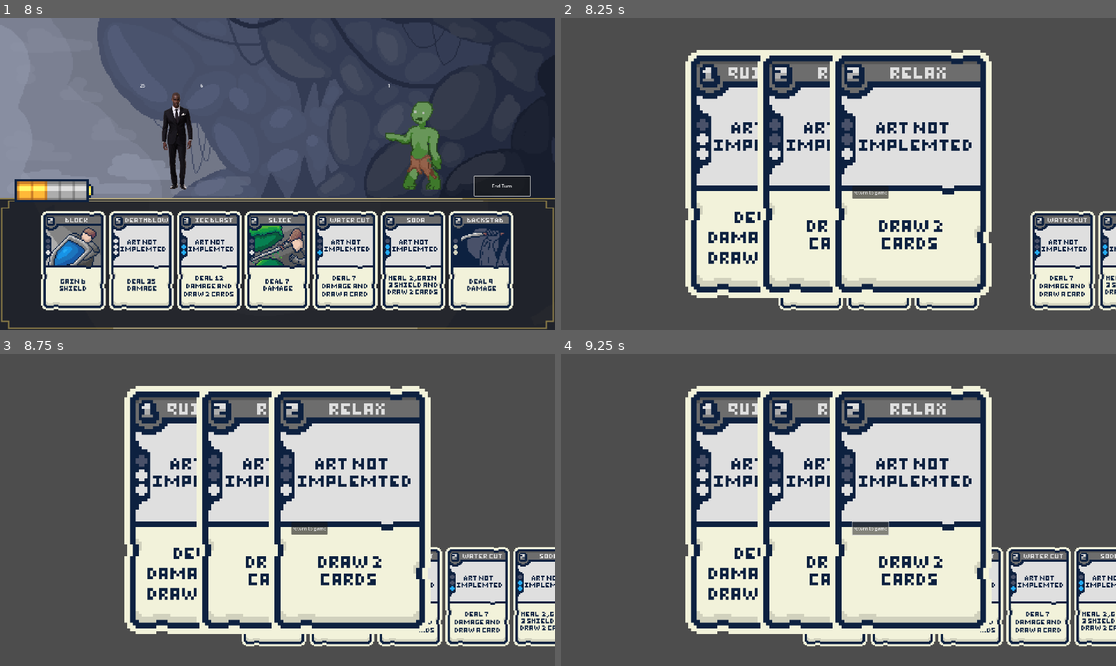
Above: before the commit, frames 1-4 (two rows, left to right).
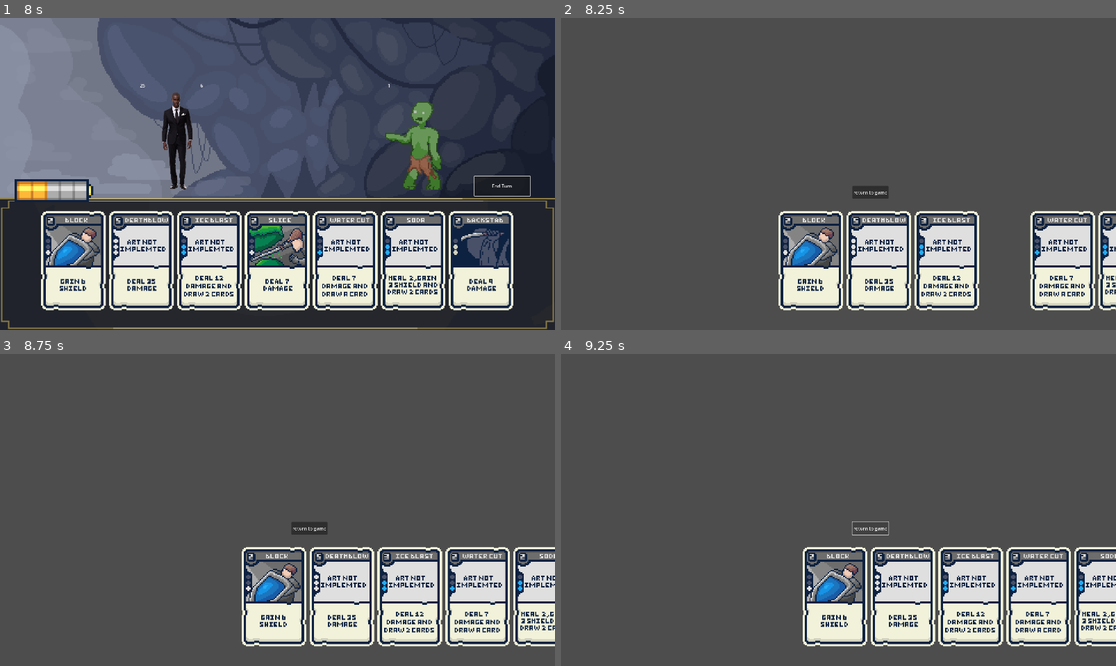
Above: after the commit, the same moments.

Repository: Fredeblok0912/Card_game
Game: Godot game, scene res://menu.tscn
Two runs of this game, one before a commit and one after it. Both use one fixed random seed, a clock stepped at 60 frames per second and the inputs below.
Inputs (mouse positions are in pixels of both pictures, inside the frame that each line leads up to):
- Up to frame 1 (8 s): click (155, 270) at 0.5 s; click "End Turn" at 1.25 s; move the mouse to (166, 261) at 2.02 s; hold Up (ui_up) 2.03-2.78 s; click (166, 261) at 2.17 s; move the mouse to (144, 261) at 2.77 s; hold Down (ui_down) 2.78-3.53 s; click (144, 261) at 2.92 s; move the mouse to (177, 261) at 3.52 s; hold Up (ui_up) 3.53-5.03 s; click (177, 261) at 3.67 s; move the mouse to (144, 261) at 4.27 s; click (144, 261) at 4.42 s; tap Enter at 5 s; move the mouse to (177, 261) at 5.02 s; hold Down (ui_down) 5.03-7.28 s; click (177, 261) at 5.17 s; move the mouse to (166, 261) at 5.77 s; click (166, 261) at 5.92 s; move the mouse to (210, 261) at 6.52 s; click (210, 261) at 6.67 s; move the mouse to (244, 261) at 7.27 s; hold Up (ui_up) from 7.28 s (still down); click (244, 261) at 7.42 s
- Up to frame 2 (8.25 s): keep holding Up (ui_up); move the mouse to (838, 261) at 8.02 s; click (838, 261) at 8.17 s
- Up to frame 3 (8.75 s): keep holding Up (ui_up)
- Up to frame 4 (9.25 s): release Up (ui_up) at 8.75 s; click "return to game" at 8.75 s

Frame 1 is identical in both runs. In frame 2, 38% of the frame differs, in the area x 22-78%, y 10-90%; in frame 3, 39%; in frame 4, 39%.
Error after the commit: Parse Error: Expected identifier after "." for attribute access. (res://shop.gd:8)

Commit message:
Added Character class back

Diff:
--- a/Enemycode.gd
+++ b/Enemycode.gd
@@ -1,4 +1,4 @@
-extends Node2D
+extends Character
 
 var difficulty_mod = 1
 var loaded_enemy = 0
--- /dev/null
+++ b/characters.gd
@@ -0,0 +1,20 @@
+extends Node
+
+class_name Character
+@onready var gamecode: Node = get_node("/root/Gamecode")
+
+@export var health: int = 100
+@export var max_health: int = 100
+@export var shield: int = 0
+@export var sprite: Sprite2D
+@export var health_bar: ProgressBar
+		#
+
+	#
+func set_health(value: int):
+	health = clamp(value, 0, max_health)
+	if health_bar:
+		health_bar.value = health
+
+func add_shield(value: int):
+	shield = value
--- a/game.tscn
+++ b/game.tscn
@@ -9,6 +9,7 @@
 [ext_resource type="Script" uid="uid://pyr46ojdf4dq" path="res://Player_shield_text.gd" id="7_e36ub"]
 [ext_resource type="Texture2D" uid="uid://crl0y32to1lqf" path="res://Art/sprite_slime_0.png" id="7_rvswv"]
 [ext_resource type="Texture2D" uid="uid://cybwbfetkel4y" path="res://Art/sprite_slime_1.png" id="8_boyg6"]
+[ext_resource type="Script" uid="uid://uq7d7ilonbu7" path="res://characters.gd" id="8_f1jbl"]
 [ext_resource type="Texture2D" uid="uid://klblt1tf7rb0" path="res://Art/Background.png" id="8_vef74"]
 [ext_resource type="Texture2D" uid="uid://bwcb4cqba8iyv" path="res://Art/sprite_slime_2.png" id="9_e36ub"]
 [ext_resource type="Texture2D" uid="uid://b1oej3uky7a3r" path="res://Art/Energi Battery Sprite-Sheet.png" id="9_iotsf"]
@@ -216,7 +217,15 @@
 frame_progress = 0.104202
 script = ExtResource("9_vef74")
 
+[node name="Button" type="Button" parent="."]
+offset_left = 1257.0
+offset_top = 8.0
+offset_right = 1450.0
+offset_bottom = 76.0
+text = "End Turn"
+
 [node name="Characters" type="Node" parent="."]
+script = ExtResource("8_f1jbl")
 
 [node name="Player" type="Node2D" parent="Characters"]
 script = ExtResource("5_ryrav")
@@ -269,11 +278,4 @@
 script = ExtResource("23_f1jbl")
 metadata/_edit_use_anchors_ = true
 
-[node name="Button" type="Button" parent="."]
-offset_left = 1257.0
-offset_top = 8.0
-offset_right = 1450.0
-offset_bottom = 76.0
-text = "End Turn"
-
 [connection signal="pressed" from="Button" to="." method="_on_button_pressed"]
--- a/player.gd
+++ b/player.gd
@@ -1,4 +1,5 @@
-extends Node2D
+extends Character
+class_name Player
 
 var player_health = 25
 var player_max_health = 25
--- a/shop.gd
+++ b/shop.gd
@@ -2,6 +2,10 @@
 
 func _ready():
 	display_cards()
+
+func buy_cards(card_id, price):
+	Cardlist.current_decklist.append(card_id)
+	Player.
 
 func weighted_randomizer_and_picker()-> Array:
 	var basic_cards = []
@@ -56,17 +60,23 @@
 
 	for i in range(cards.size()):
 		var card_id = cards[i]
+		var card = Area2D.new()
+		card.position = Vector2(start_x_value + i * spacing, 0)
 		var card_sprite := Sprite2D.new()
 		card_sprite.texture = Cardlist.card_sprites_database[card_id]
 		card_sprite.scale = Vector2(cardscale,cardscale)
+		card_sprite.scale = Vector2(10,10)
+		card.add_child(card_sprite)
+		var collision = CollisionShape2D.new()
+		var shape = RectangleShape2D.new()
+		shape.size = card_sprite.texture.get_size() * cardscale
+		collision.shape = shape
+		card.add_child(collision)
 
-		card_sprite.scale = Vector2(10,10)
+		card.input_event.connect(func(viewport, event, shape_idx):
+			if event is InputEventMouseButton and event.pressed and event.button_index == MOUSE_BUTTON_LEFT:
+				print("Bought: ", card_id)
+				buy_cards(card_id)
+		)
 
-		card_sprite.scale = Vector2(10,10)
-
-		card_sprite.scale = Vector2(10,10)
-
-		card_sprite.scale = Vector2(10,10)
-
-		card_sprite.position = Vector2(start_x_value + i * spacing, 0)
-		$Cards.add_child(card_sprite)
+		$Cards.add_child(card)
Not shown, added: characters.gd.uid
Not shown: 1 places in game.tscn that only renumber resources
